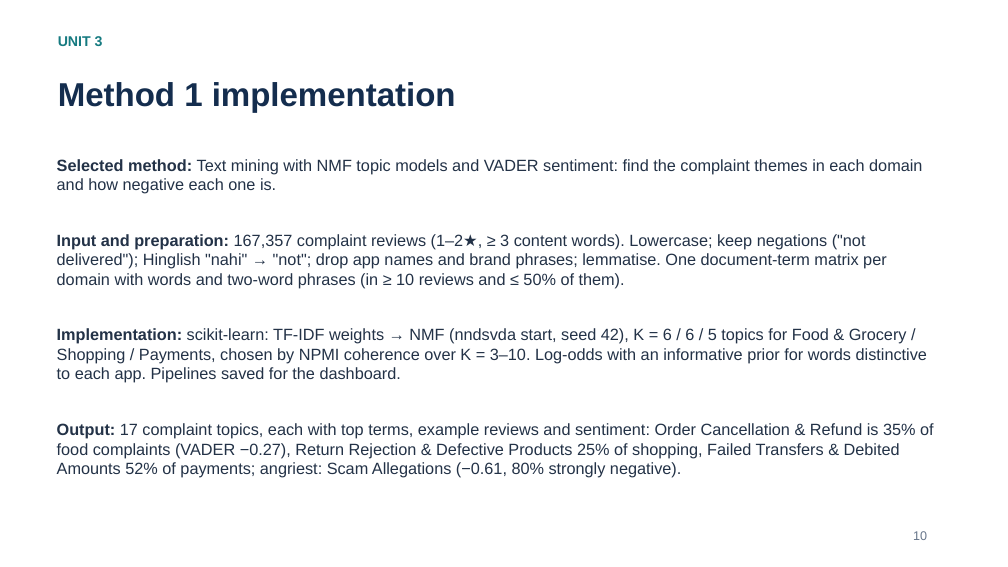
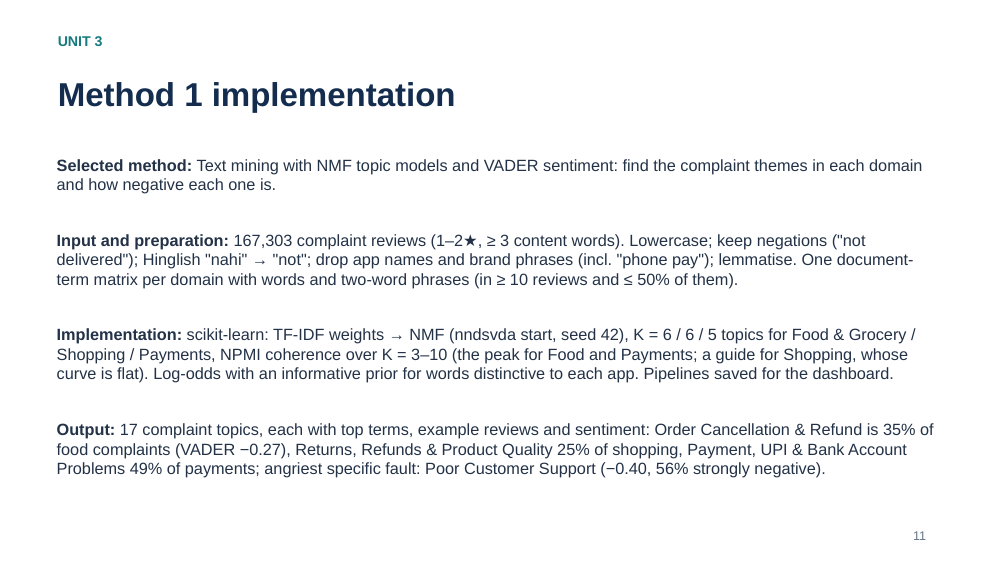
Before and after one commit to Adithya-Monish-Kumar-K/ba-capstone-app-reviews, a slide deck: slide 11 of docs/Review_2_Presentation.pptx (slide 10 before the commit). Drawn at 1008x567 pixels with LibreOffice and Linux fonts; fonts in the diff are those of the drawing. Boxes give left, top, right and bottom in pixels: in the first picture for what was removed or moved away, otherwise in the second. Text is boxed around its words. In the diff, an @@ line names an element or a change of style, - is before the commit and + after.

```diff
--- a/docs/Review_2_Presentation.pptx
+++ b/docs/Review_2_Presentation.pptx
@@ text at (57,234,914,288): text changed @@
-Input and preparation: 167,357 complaint reviews (1–2★, ≥ 3 content words). Lowercase; keep negations ("not delivered"); Hinglish "nahi" → "not"; drop app names and brand phrases; lemmatise. One document-term matrix per domain with words and two-word phrases (in ≥ 10 reviews and ≤ 50% of them).
+Input and preparation: 167,303 complaint reviews (1–2★, ≥ 3 content words). Lowercase; keep negations ("not delivered"); Hinglish "nahi" → "not"; drop app names and brand phrases (incl. "phone pay"); lemmatise. One document-term matrix per domain with words and two-word phrases (in ≥ 10 reviews and ≤ 50% of them).
@@ text at (57,328,908,383): text changed @@
-Implementation: scikit-learn: TF-IDF weights → NMF (nndsvda start, seed 42), K = 6 / 6 / 5 topics for Food & Grocery / Shopping / Payments, chosen by NPMI coherence over K = 3–10. Log-odds with an informative prior for words distinctive to each app. Pipelines saved for the dashboard.
+Implementation: scikit-learn: TF-IDF weights → NMF (nndsvda start, seed 42), K = 6 / 6 / 5 topics for Food & Grocery / Shopping / Payments, NPMI coherence over K = 3–10 (the peak for Food and Payments; a guide for Shopping, whose curve is flat). Log-odds with an informative prior for words distinctive to each app. Pipelines saved for the dashboard.
@@ text at (57,423,934,478): text changed @@
-Output: 17 complaint topics, each with top terms, example reviews and sentiment: Order Cancellation & Refund is 35% of food complaints (VADER −0.27), Return Rejection & Defective Products 25% of shopping, Failed Transfers & Debited Amounts 52% of payments; angriest: Scam Allegations (−0.61, 80% strongly negative).
+Output: 17 complaint topics, each with top terms, example reviews and sentiment: Order Cancellation & Refund is 35% of food complaints (VADER −0.27), Returns, Refunds & Product Quality 25% of shopping, Payment, UPI & Bank Account Problems 49% of payments; angriest specific fault: Poor Customer Support (−0.40, 56% strongly negative).
@@ text at (913,531,926,540): text changed @@
-10
+11
```
Also in this commit, not shown: 12 other slides changed, 6 slides added, 10 other files.
